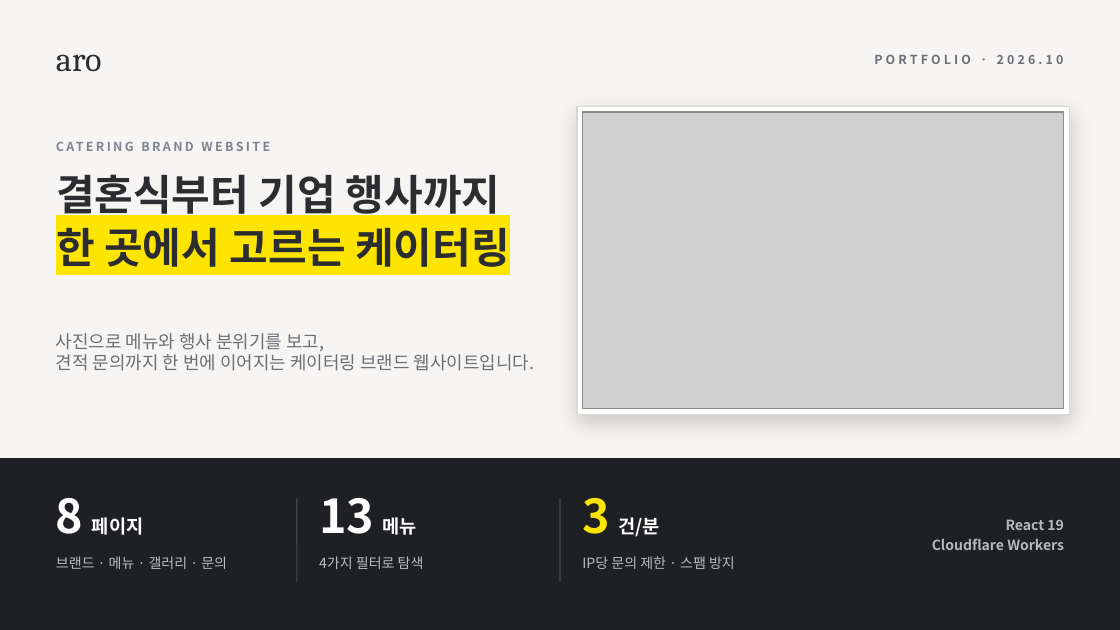
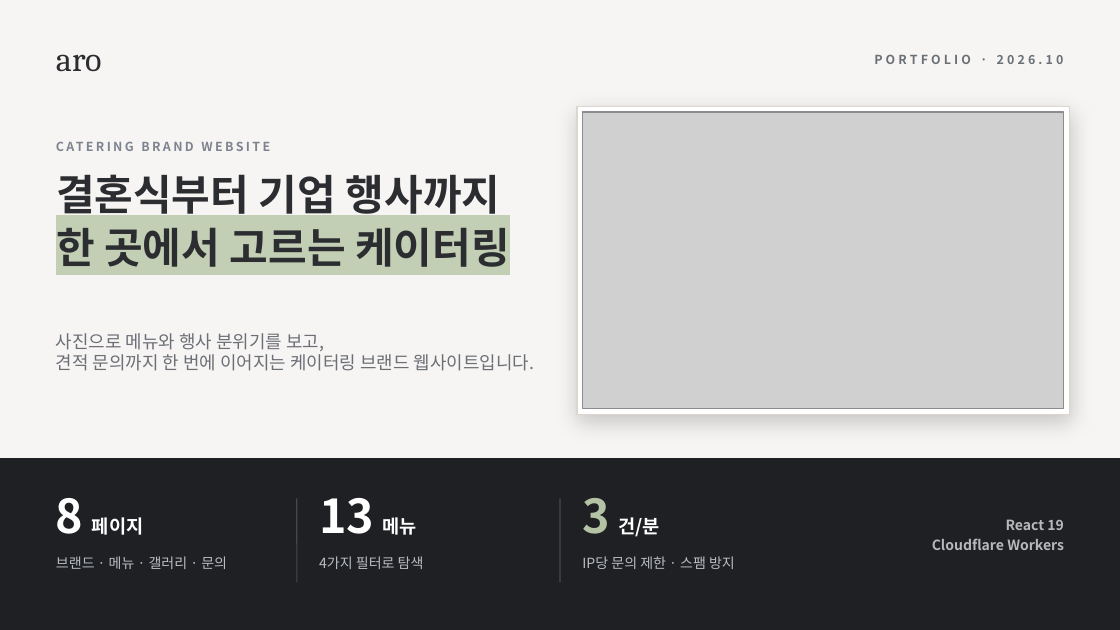
Before and after one commit to hyeran712/aro1, a slide deck: slide 1 of output/ARO_website_portfolio_summary.pptx. Drawn at 1120x630 pixels with LibreOffice and Linux fonts; fonts in the diff are those of the drawing; grey boxes stand for pictures. Boxes give left, top, right and bottom in pixels: in the first picture for what was removed or moved away, otherwise in the second. Text is boxed around its words. In the diff, an @@ line names an element or a change of style, - is before the commit and + after.

```diff
--- a/output/ARO_website_portfolio_summary.pptx
+++ b/output/ARO_website_portfolio_summary.pptx
@@ text at <box>56,227,510,267</box>: highlight #FEE500 to #C3CFB5 in "한 곳에서 고르는 케이터링" @@
@@ text "3 건/분" at <box>582,498,660,537</box>: text colour #FEE500 to #B4C3A3 in "3" @@
```
Also in this commit, not shown: 3 other slides changed, 4 other files.
